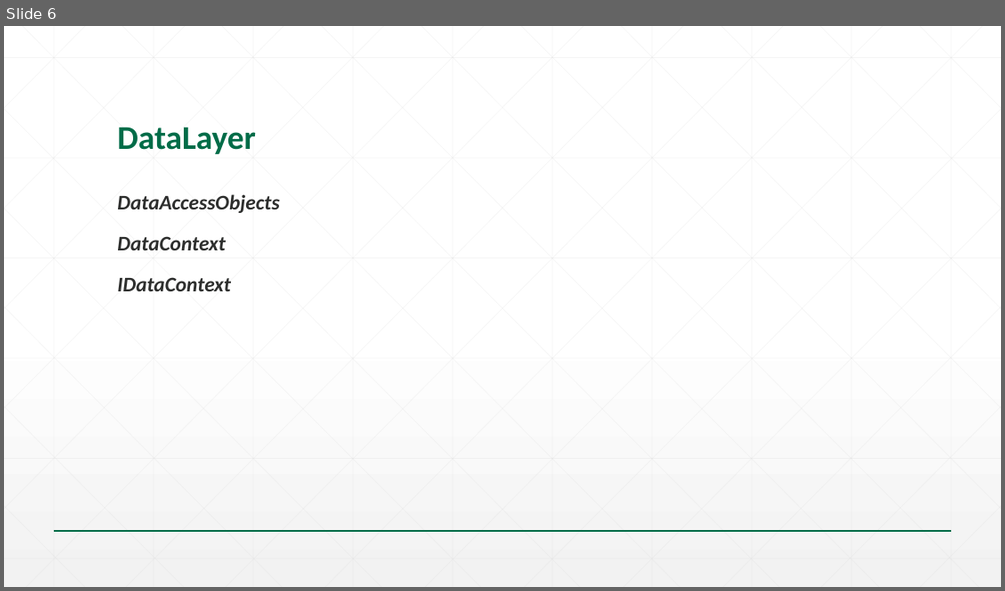
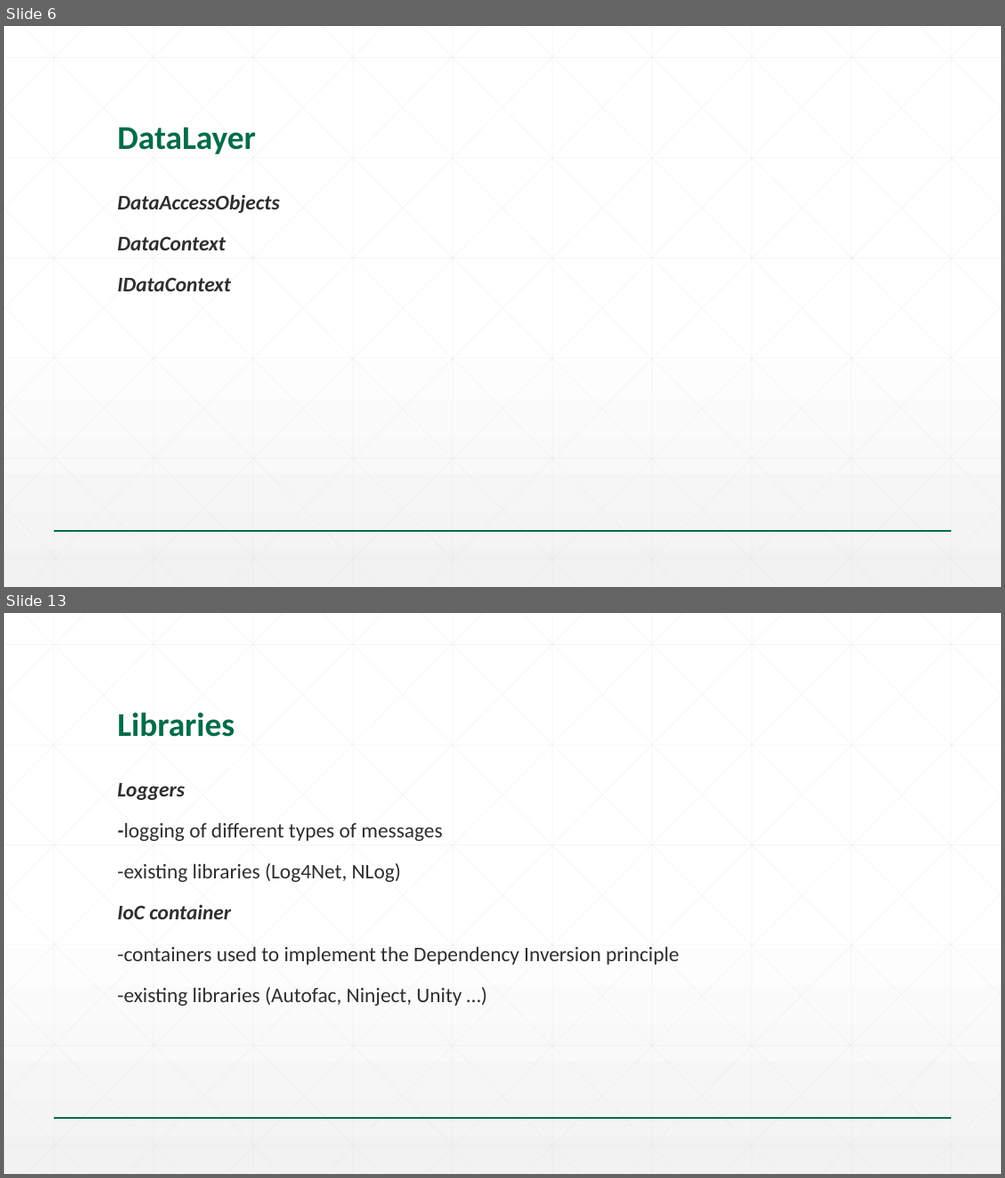
Before and after one commit to goce-kalamadevski/svs-talent-2015, a slide deck: 04-SPA/Slides/01.02-Seavus Talent Program_SPA.pptx. Shown one above the other, each under a label of ours: slide 6 before the commit, slides 6 and 13 after it; the slides between them are not shown. The pictures are 1005x591 and 1005x1178 pixels, drawn with LibreOffice and Linux fonts; fonts in the diff are those of the drawing; background and template pictures are left out. Boxes give left, top, right and bottom in pixels: in the first picture for what was removed or moved away, otherwise in the second. Text is boxed around its words. In the diff, an @@ line names an element or a change of style, - is before the commit and + after.

Commit message:
Registar Logging

```diff
--- a/04-SPA/Slides/01.02-Seavus Talent Program_SPA.pptx
+++ b/04-SPA/Slides/01.02-Seavus Talent Program_SPA.pptx
@@ slide 13 added at bbox=[4, 613, 1001, 1174], background gradient #FFFFFF to #F2F2F2; not listed: 47 template elements that a slide beside it also shows @@
@@ title added at bbox=[117, 712, 235, 737], 32 pt, text #016C48, bold @@
+Libraries
@@ text added at bbox=[117, 783, 679, 1005], 20 pt, text #2D2E2D @@
+Loggers
+-logging of different types of messages
+-existing libraries (Log4Net, NLog)
+IoC container
+-containers used to implement the Dependency Inversion principle
+-existing libraries (Autofac, Ninject, Unity …)
```
Also in this commit, not shown: 1 slide changed, 15 other slides added, 3 other files.
